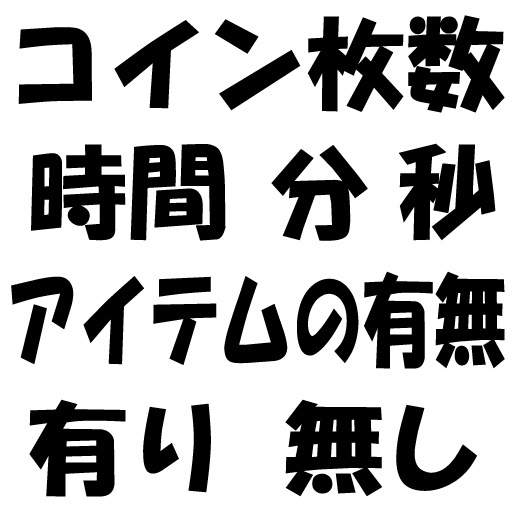
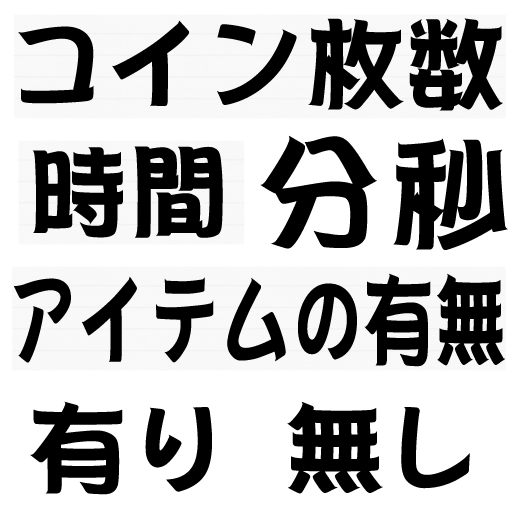
The second 512px x 512px image is a revision of the first. Changes to its layers:
painted on "アイテムの有無" over [11, 271, 506, 369]
painted on "無し" over [285, 399, 477, 497]
painted on "有り" over [29, 399, 212, 497]
painted on "秒" over [393, 138, 508, 250]
painted on "分" over [260, 135, 377, 249]
painted on "時間" over [31, 144, 226, 241]
painted on "コイン枚数" over [18, 15, 505, 113]
added layer "シェイプ 1 のコピー 6" above "シェイプ 1 のコピー 5" over [255, 266, 506, 371]
added layer "シェイプ 1 のコピー 5" above "シェイプ 1 のコピー 3" over [12, 266, 263, 371]
added layer "シェイプ 1 のコピー 3" above "シェイプ 1 のコピー 4" over [255, 14, 506, 119]
added layer "シェイプ 1 のコピー 4" above "シェイプ 1 のコピー 2" over [18, 140, 244, 245]
added layer "シェイプ 1 のコピー 2" over [14, 14, 265, 119]
